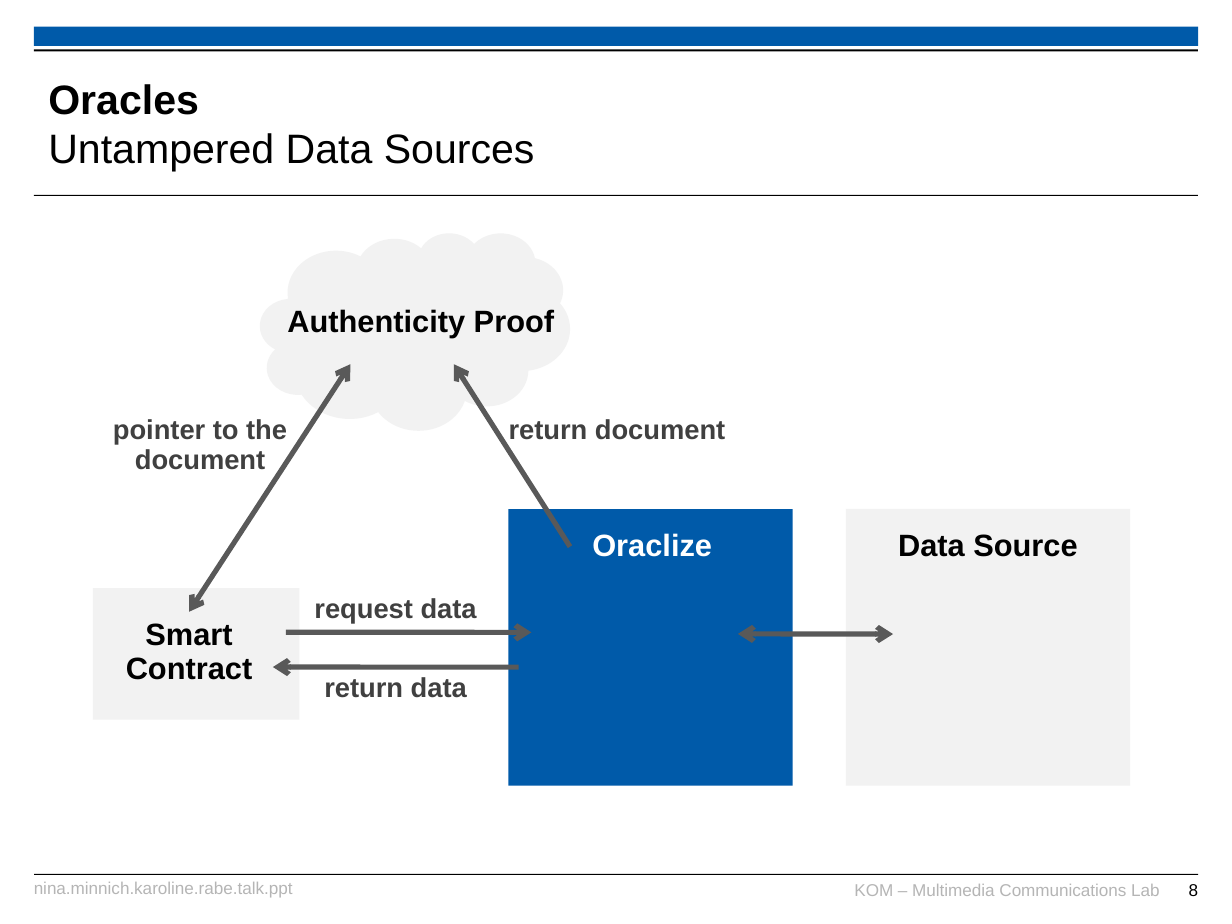
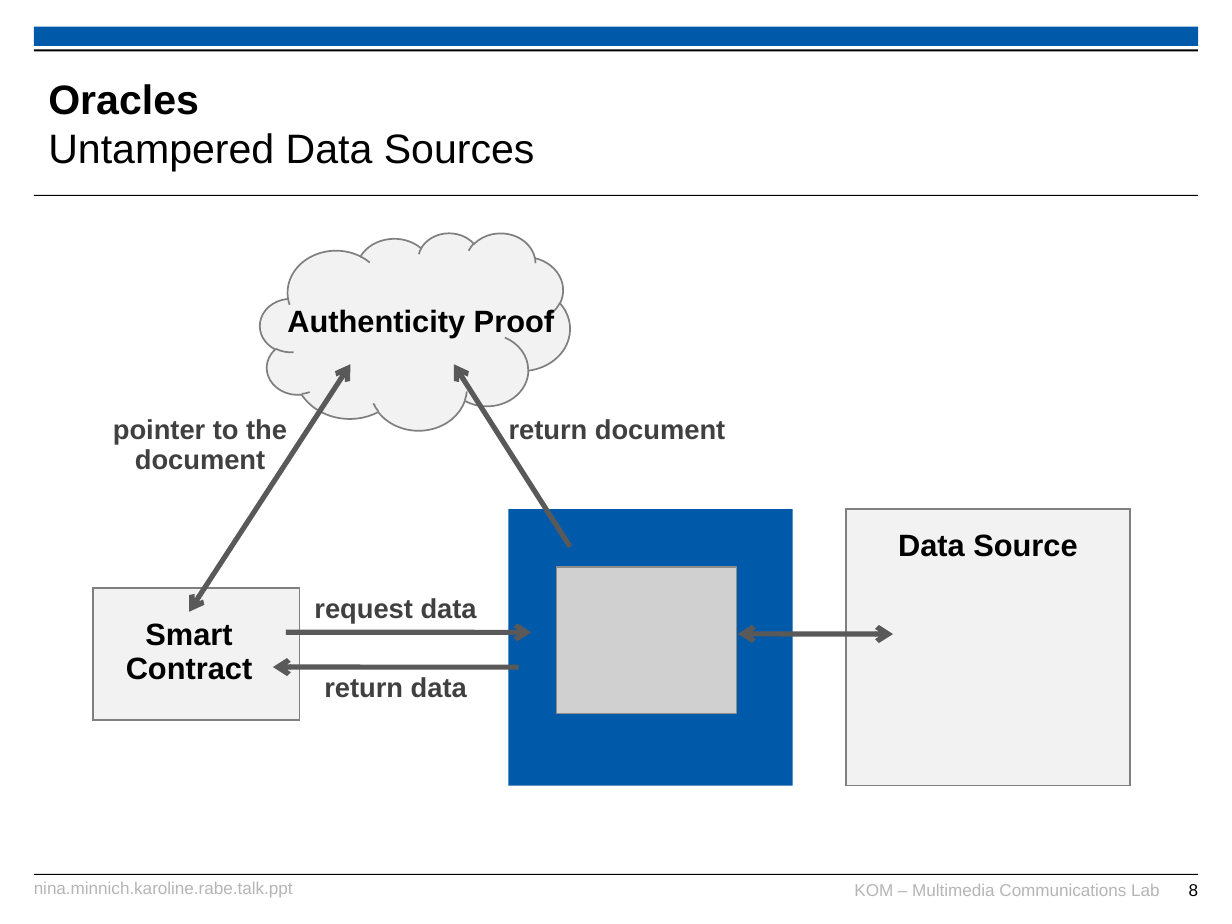
Before and after one commit to karopp/AFTIR, a slide deck: slide 8 of Nina.Minnich.Karoline.Rabe.talk.ppt. Drawn at 1232x924 pixels with LibreOffice and Linux fonts; fonts in the diff are those of the drawing; grey boxes stand for pictures; background and template pictures are left out. Boxes give left, top, right and bottom in pixels: in the first picture for what was removed or moved away, otherwise in the second. Text is boxed around its words. In the diff, an @@ line names an element or a change of style, - is before the commit and + after.

```diff
--- a/Nina.Minnich.Karoline.Rabe.talk.ppt
+++ b/Nina.Minnich.Karoline.Rabe.talk.ppt
@@ outline none to #7F7F7F 0.99 pt in 3 elements at bbox=[92, 588, 299, 719], bbox=[846, 509, 1131, 786], bbox=[260, 233, 570, 430] @@
@@ text removed at bbox=[592, 533, 712, 557] @@
-Oraclize
@@ picture added at bbox=[557, 567, 737, 713] @@
```
Also in this commit, not shown: 6 other slides changed, 2 slides added, 1 other file.
